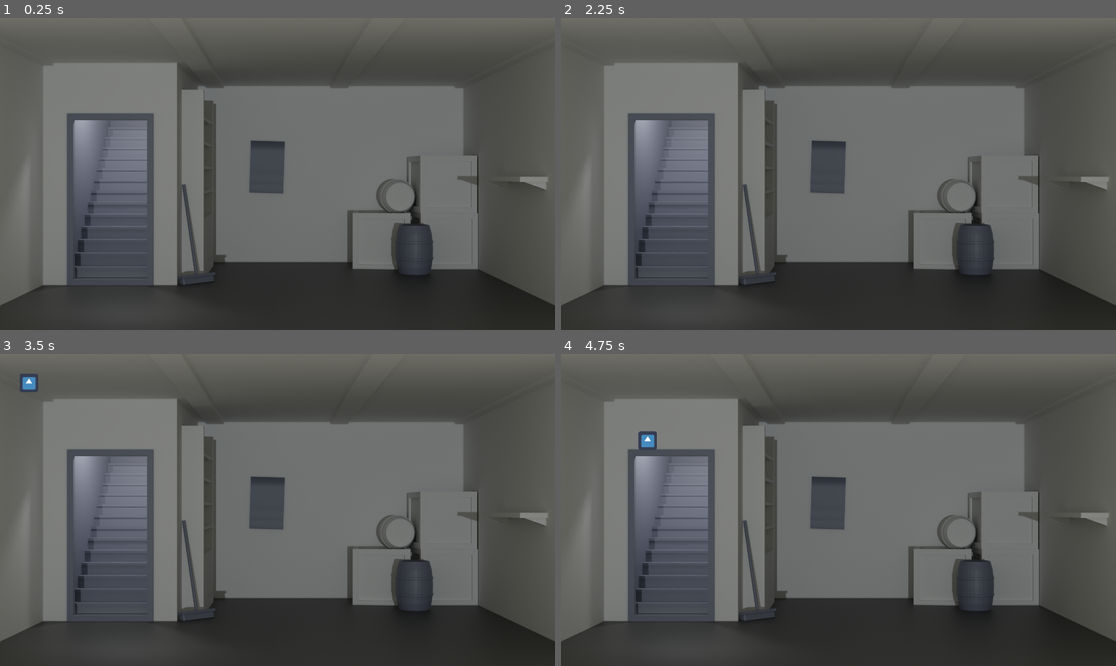
Above: before the commit, frames 1-4 (two rows, left to right).
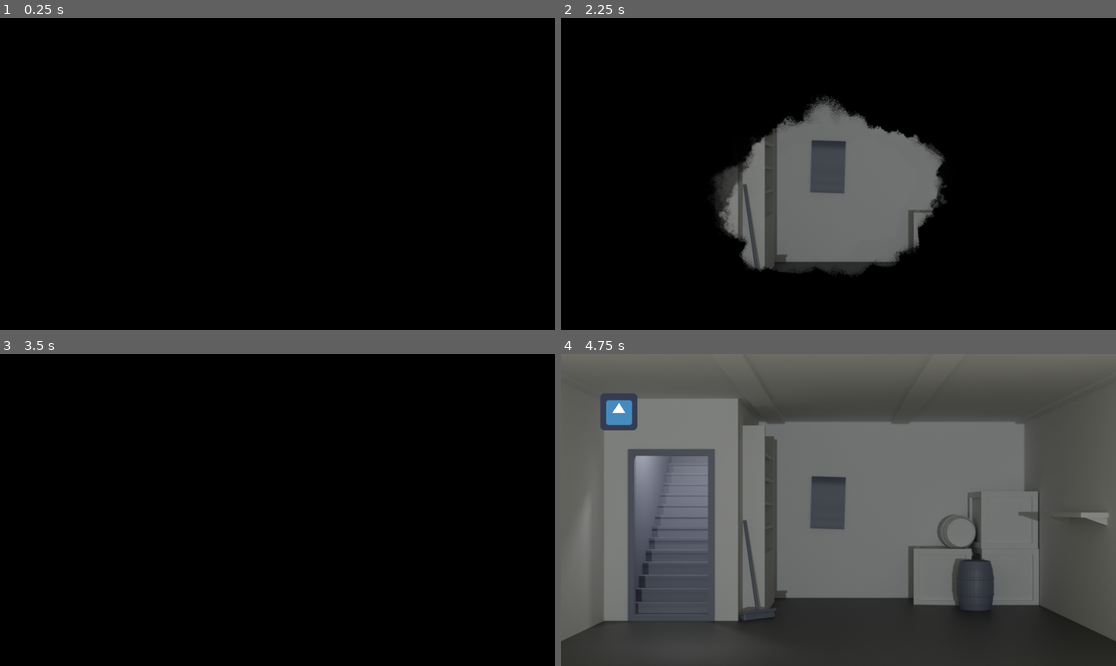
Above: after the commit, the same moments.

Repository: Drelofs/Historic_Roman
Game: Godot game, scene res://Levels/DebugLevel1/DebugLevel1.tscn
Two runs of this game, one before a commit and one after it. Both use one fixed random seed, a clock stepped at 60 frames per second and the inputs below. The engine's default icon, where the game draws it, is replaced by a stand-in: a white triangle on a blue panel in a dark square.
Inputs (mouse positions are in pixels of both pictures, inside the frame that each line leads up to):
- Up to frame 1 (0.25 s): no input
- Up to frame 2 (2.25 s): tap Enter at 0.5, 2 s; move the mouse to (672, 198) at 0.52 s; press the mouse at (672, 198) at 0.53 s; hold Right (ui_right) 0.53-1.28 s; tap Space at 1.25 s; move the mouse to (727, 189) at 1.27 s; release the mouse at (727, 189) at 1.28 s; hold Down (ui_down) 1.28-2.03 s; click (727, 189) at 1.35 s; move the mouse to (894, 105) at 2.02 s; press the mouse at (894, 105) at 2.03 s; hold Right (ui_right) from 2.03 s (still down)
- Up to frame 3 (3.5 s): move the mouse to (249, 572) at 2.77 s; release Right (ui_right) at 2.78 s; release the mouse at (249, 572) at 2.78 s; hold Up (ui_up) from 2.78 s (still down); click (249, 572) at 2.85 s
- Up to frame 4 (4.75 s): tap Space at 3.5 s; move the mouse to (1005, 556) at 3.52 s; release Up (ui_up) at 3.53 s; press the mouse at (1005, 556) at 3.53 s; hold Left (ui_left) from 3.53 s (still down); move the mouse to (672, 463) at 4.27 s; release the mouse at (672, 463) at 4.28 s; click (672, 463) at 4.35 s

The runs differ from the first frame. In frame 1, 100% of the frame differs, in the area x 0-100%, y 0-100%; in frame 2, 85%; in frame 3, 100%; in frame 4, 1.0%.

Commit message:
Added transitionscreen
transition can be used by using Global.visible( bool )

Diff:
--- a/Global.tscn
+++ b/Global.tscn
@@ -1,11 +1,13 @@
-[gd_scene load_steps=3 format=2]
+[gd_scene load_steps=7 format=2]
 
 [ext_resource path="res://Interfaces/PauseScreen/PauseScreen.tscn" type="PackedScene" id=1]
+[ext_resource path="res://Sprites/Effects/Transition.png" type="Texture" id=2]
 
 [sub_resource type="GDScript" id=1]
 script/source = "extends Node
 
 const Player := preload( 'res://entities/actors/FakePlayer.tscn' )
+onready var transition = $TransitionScreen/ColorRect/AnimationPlayer
 var active_scene = null
 var active_player = null
 
@@ -13,6 +15,8 @@
 func _ready():
 	var root = get_tree().get_root()
 	active_scene = root.get_child( root.get_child_count() - 1 )
+
+	transition.set_current_animation('Fade')
 
 
 # Laad de gewenste scene met de speler
@@ -49,7 +53,61 @@
 		active_player.queue_free();
 		active_player = null
 
+
+# Toont het scherm
+# Parameters: geen
+func visible( _visible ):
+	if( _visible ):
+		transition.play('Fade')
+		print('fade in')
+	else:
+		transition.play_backwards('Fade')
+		print('fade out')
+
+
+
+
+
+
+
+
 "
+
+[sub_resource type="Shader" id=2]
+code = "shader_type canvas_item;
+render_mode unshaded;
+
+uniform float cutoff : hint_range( 0.0, 1.0 );
+uniform float smooth_size : hint_range( 0.0, 1.0 );
+uniform sampler2D mask : hint_albedo;
+
+void fragment()
+{
+	float value = texture( mask, UV ).r;
+	float alpha = smoothstep( cutoff, cutoff + smooth_size, value * (1.0 - smooth_size) + smooth_size);
+	COLOR = vec4( COLOR.rgb, alpha );
+}"
+
+[sub_resource type="ShaderMaterial" id=3]
+shader = SubResource( 2 )
+shader_param/cutoff = 1.0
+shader_param/smooth_size = 0.1
+shader_param/mask = ExtResource( 2 )
+
+[sub_resource type="Animation" id=5]
+resource_name = "Fade"
+tracks/0/type = "value"
+tracks/0/path = NodePath(".:material:shader_param/cutoff")
+tracks/0/interp = 2
+tracks/0/loop_wrap = false
+tracks/0/imported = false
+tracks/0/enabled = true
+tracks/0/keys = {
+"times": PoolRealArray( 0, 1 ),
+"transitions": PoolRealArray( 4.92458, 0.225313 ),
+"update": 0,
+"values": [ 0.0, 1.0 ]
+}
 
 [node name="Global" type="Node"]
 script = SubResource( 1 )
@@ -60,3 +118,15 @@
 smoothing_enabled = true
 
 [node name="PauseScreen" parent="." instance=ExtResource( 1 )]
+
+[node name="TransitionScreen" type="CanvasLayer" parent="."]
+layer = 4
+
+[node name="ColorRect" type="ColorRect" parent="TransitionScreen"]
+material = SubResource( 3 )
+anchor_right = 1.0
+anchor_bottom = 1.0
+color = Color( 0, 0, 0, 1 )
+
+[node name="AnimationPlayer" type="AnimationPlayer" parent="TransitionScreen/ColorRect"]
+anims/Fade = SubResource( 5 )
--- a/Levels/DebugLevel1/DebugLevel1.gd
+++ b/Levels/DebugLevel1/DebugLevel1.gd
@@ -16,4 +16,7 @@
 		Global.remove_player()
 
 	if event.is_action_pressed("ui_left"):
-		Global.go_to_level( next_level , true, 300, 300 )
+		Global.visible(true)
+
+	if event.is_action_pressed("ui_right"):
+		Global.visible(false)
--- a/Levels/DebugLevel1/DebugLevel1.tscn
+++ b/Levels/DebugLevel1/DebugLevel1.tscn
@@ -8,8 +8,9 @@
 script = ExtResource( 1 )
 
 [node name="Background" type="Sprite" parent="."]
-position = Vector2( 960, 540 )
+position = Vector2( 479.97, 269.573 )
+scale = Vector2( 0.5, 0.5 )
 texture = ExtResource( 2 )
 
 [node name="Gateway" parent="." instance=ExtResource( 3 )]
-position = Vector2( 379.879, 625.436 )
+position = Vector2( 189.426, 334.315 )
--- a/project.godot
+++ b/project.godot
@@ -25,9 +25,10 @@
 
 [display]
 
-window/size/width=1920
-window/size/height=1080
+window/size/width=960
+window/size/height=540
 window/size/resizable=false
+window/stretch/aspect="keep"
 
 [input]
 
Binary file added: Sprites/Effects/Transition.png
Not shown, changed: Sprites/Effects/Transition.png.import
Not shown, added: Sprites/Effects/Transition.png~
